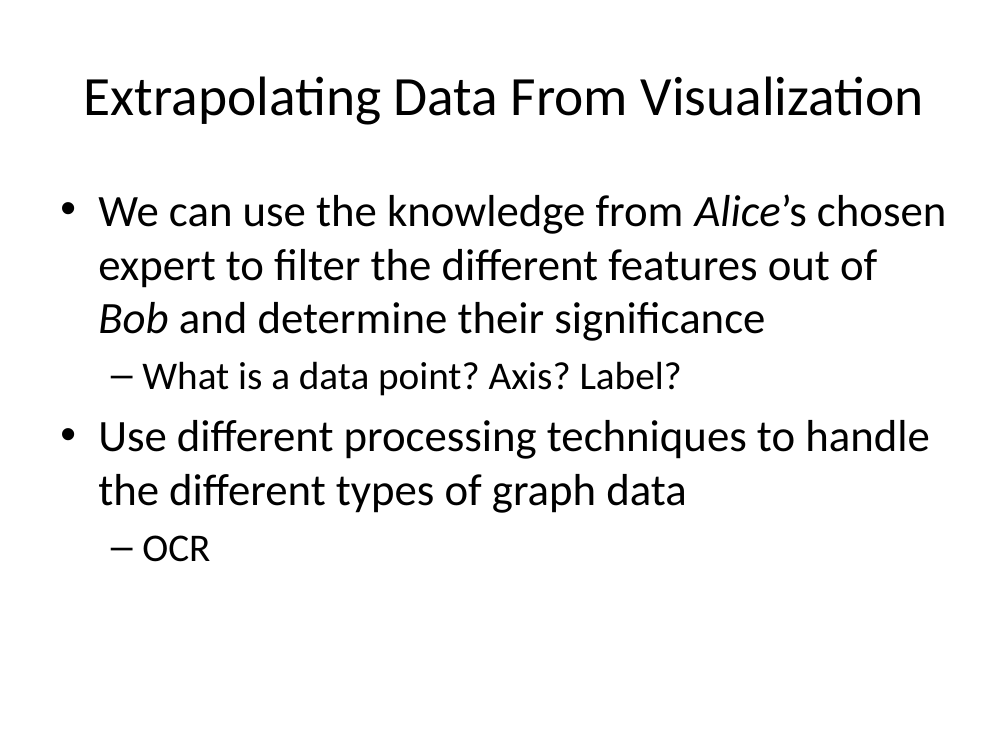
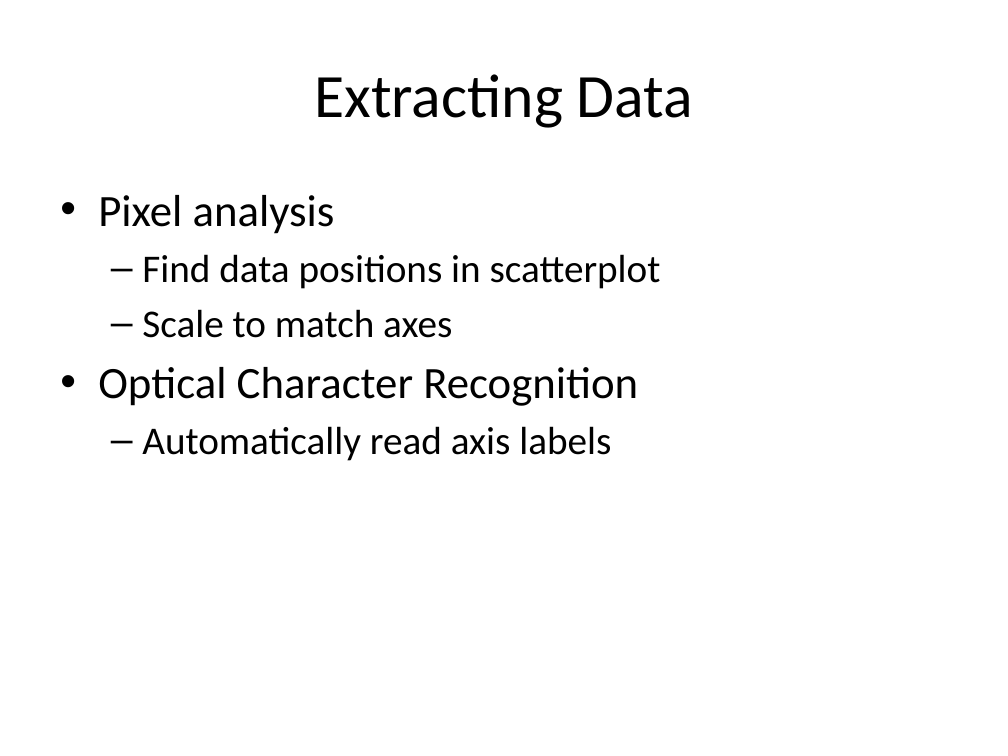
Before and after one commit to efriesen/CS270-Visualization, a slide deck: slide 6 of CS270-Presentation.pptx (slide 7 before the commit). Drawn at 1008x756 pixels with LibreOffice and Linux fonts; fonts in the diff are those of the drawing. Boxes give left, top, right and bottom in pixels: in the first picture for what was removed or moved away, otherwise in the second. Text is boxed around its words. In the diff, an @@ line names an element or a change of style, - is before the commit and + after.

```diff
--- a/CS270-Presentation.pptx
+++ b/CS270-Presentation.pptx
@@ title at (314,74,693,128): text changed; size 39.6 to 44 pt @@
-Extrapolating Data From Visualization
+Extracting Data
@@ text at (98,195,661,461): text changed; size 32 to 28 pt @@
-• We can use the knowledge from Alice’s chosen expert to filter the different features out of Bob and determine their significance
-  – What is a data point? Axis? Label?
-• Use different processing techniques to handle the different types of graph data
-  – OCR
+• Pixel analysis
+  – Find data positions in scatterplot
+  – Scale to match axes
+• Optical Character Recognition
+  – Automatically read axis labels
```
Also in this commit, not shown: 3 other slides changed, 1 slide removed.
